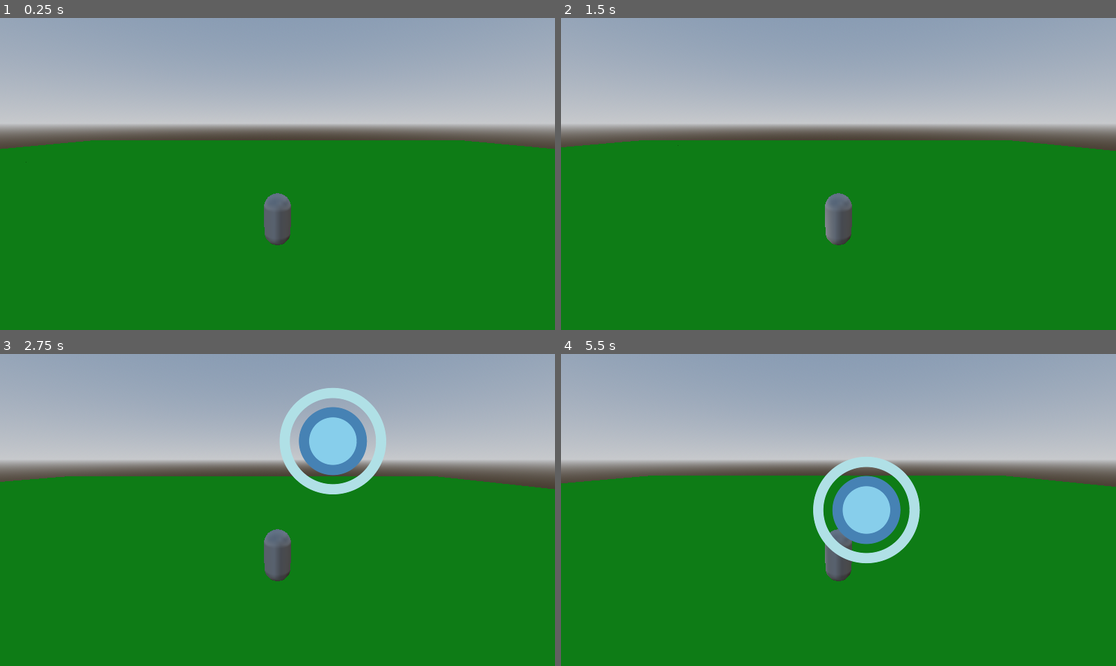
Above: before the commit, frames 1-4 (two rows, left to right).
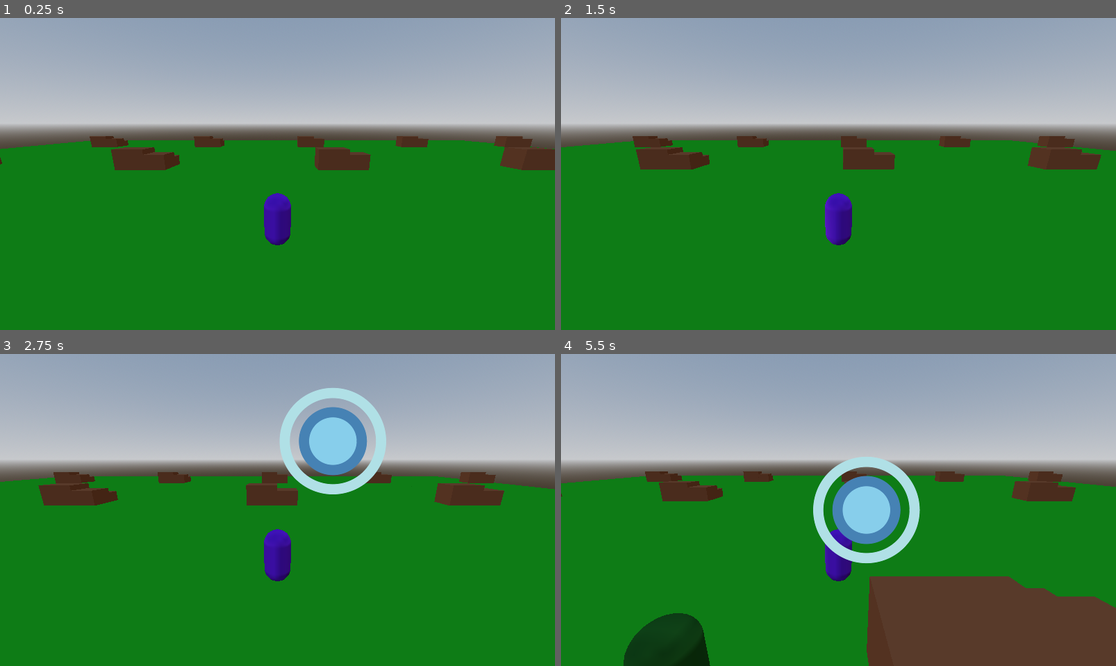
Above: after the commit, the same moments.

Repository: BUT-BOURG-25-26/projet-godot-but3-noah
Game: Godot game, scene res://scenes/main_scene.tscn
Same seed, same stepped clock (60 frames per second), same inputs: the game is played once before the commit and once after it.
Inputs (mouse positions are in pixels of both pictures, inside the frame that each line leads up to):
- Up to frame 1 (0.25 s): no input
- Up to frame 2 (1.5 s): tap Enter at 0.5 s; move the mouse to (960, 158) at 0.52 s; press the mouse at (960, 158) at 0.53 s; hold D (move_right) 0.53-1.28 s; move the mouse to (727, 189) at 1.27 s; release the mouse at (727, 189) at 1.28 s; hold S (move_backward) from 1.28 s (still down); click (727, 189) at 1.35 s
- Up to frame 3 (2.75 s): tap Space at 2 s; move the mouse to (333, 441) at 2.02 s; release S (move_backward) at 2.03 s; press the mouse at (333, 441) at 2.03 s; hold D (move_right) from 2.03 s (still down)
- Up to frame 4 (5.5 s): move the mouse to (810, 572) at 2.77 s; release D (move_right) at 2.78 s; release the mouse at (810, 572) at 2.78 s; hold W (move_forward) 2.78-3.53 s; click (810, 572) at 2.85 s; move the mouse to (1005, 556) at 3.52 s; press the mouse at (1005, 556) at 3.53 s; hold A (move_left) 3.53-5.03 s; move the mouse to (672, 463) at 4.27 s; release the mouse at (672, 463) at 4.28 s; click (672, 463) at 4.35 s; tap Enter at 5 s; move the mouse to (866, 510) at 5.02 s; press the mouse at (866, 510) at 5.03 s; hold S (move_backward) from 5.03 s (still down)

The runs differ from the first frame. In frame 1, 3.7% of the frame differs, in the area x 0-100%, y 37-73%; in frame 2, 3.8%; in frame 3, 3.8%; in frame 4, 16%, in the area x 0-100%, y 37-100%.

Commit message:
création zombie + spawner

Diff:
--- a/scenes/entity/player.tscn
+++ b/scenes/entity/player.tscn
@@ -6,11 +6,15 @@
 
 [sub_resource type="CapsuleShape3D" id="CapsuleShape3D_gqvra"]
 
+[sub_resource type="StandardMaterial3D" id="StandardMaterial3D_tgyl1"]
+albedo_color = Color(0.384314, 0, 0.831373, 1)
+
 [sub_resource type="CapsuleMesh" id="CapsuleMesh_1obkj"]
+material = SubResource("StandardMaterial3D_tgyl1")
 
-[node name="Node3D" type="Node3D" groups=["player"]]
+[node name="Node3D" type="Node3D"]
 
-[node name="Player" type="CharacterBody3D" parent="."]
+[node name="Player" type="CharacterBody3D" parent="." groups=["player"]]
 script = ExtResource("1_1obkj")
 joystick_scene = ExtResource("3_tgyl1")
 
--- /dev/null
+++ b/scenes/entity/zombie.tscn
@@ -0,0 +1,20 @@
+[gd_scene load_steps=5 format=3 uid="uid://bl6ieex6xd00o"]
+
+[ext_resource type="Script" uid="uid://bw6p5msbp5fcy" path="res://scripts/entity/zombie.gd" id="1_2akim"]
+
+[sub_resource type="CapsuleShape3D" id="CapsuleShape3D_f8fn2"]
+
+[sub_resource type="StandardMaterial3D" id="StandardMaterial3D_2akim"]
+albedo_color = Color(0, 0.333333, 0, 1)
+
+[sub_resource type="CapsuleMesh" id="CapsuleMesh_j8ibk"]
+material = SubResource("StandardMaterial3D_2akim")
+
+[node name="Zombie" type="CharacterBody3D"]
+script = ExtResource("1_2akim")
+
+[node name="CollisionShape3D" type="CollisionShape3D" parent="."]
+shape = SubResource("CapsuleShape3D_f8fn2")
+
+[node name="MeshInstance3D" type="MeshInstance3D" parent="."]
+mesh = SubResource("CapsuleMesh_j8ibk")
--- /dev/null
+++ b/scenes/entity/zombie_spawner.tscn
@@ -0,0 +1,14 @@
+[gd_scene load_steps=3 format=3 uid="uid://bkq3ont8slvcc"]
+
+[ext_resource type="Script" uid="uid://cdklladpumg15" path="res://scripts/entity/zombie_spawner.gd" id="1_0bklk"]
+[ext_resource type="PackedScene" uid="uid://bl6ieex6xd00o" path="res://scenes/entity/zombie.tscn" id="2_5v2jh"]
+
+[node name="ZombieSpawner" type="Node3D"]
+script = ExtResource("1_0bklk")
+zombie_scene = ExtResource("2_5v2jh")
+
+[node name="Timer" type="Timer" parent="."]
+wait_time = 1.5
+autostart = true
+
+[connection signal="timeout" from="Timer" to="." method="_on_timer_timeout"]
--- a/scenes/main_scene.tscn
+++ b/scenes/main_scene.tscn
@@ -1,8 +1,9 @@
-[gd_scene load_steps=7 format=3 uid="uid://ijt3x48qbcmc"]
+[gd_scene load_steps=8 format=3 uid="uid://ijt3x48qbcmc"]
 
 [ext_resource type="Script" uid="uid://r2my3a5n4e4v" path="res://scripts/main_scene.gd" id="1_pw63i"]
 [ext_resource type="PackedScene" uid="uid://d14pfdvg3or51" path="res://scenes/world_gen/world_tile.tscn" id="2_7ykc4"]
 [ext_resource type="PackedScene" uid="uid://dj7so6rtr0m71" path="res://scenes/entity/player.tscn" id="3_pu3yx"]
+[ext_resource type="PackedScene" uid="uid://bkq3ont8slvcc" path="res://scenes/entity/zombie_spawner.tscn" id="4_pu3yx"]
 
 [sub_resource type="ProceduralSkyMaterial" id="ProceduralSkyMaterial_w2twt"]
 
@@ -18,6 +19,7 @@
 script = ExtResource("1_pw63i")
 world_tile_scene = ExtResource("2_7ykc4")
 player_scene = ExtResource("3_pu3yx")
+zombie_spawner_scene = ExtResource("4_pu3yx")
 
 [node name="WorldEnvironment" type="WorldEnvironment" parent="."]
 environment = SubResource("Environment_w2twt")
--- a/scenes/world_gen/world_tile.tscn
+++ b/scenes/world_gen/world_tile.tscn
@@ -41,7 +41,6 @@
 
 [node name="plateforme1" type="StaticBody3D" parent="."]
 transform = Transform3D(1, 0, 0, 0, 1, 0, 0, 0, 1, 8, 0.6, 5)
-visible = false
 
 [node name="CollisionShape3D" type="CollisionShape3D" parent="plateforme1"]
 shape = SubResource("BoxShape3D_7c5vx")
@@ -52,7 +51,6 @@
 
 [node name="plateforme2" type="StaticBody3D" parent="."]
 transform = Transform3D(1, 0, 0, 0, 1, 0, 0, 0, 1, 8, 0.85, 6.5)
-visible = false
 
 [node name="CollisionShape3D" type="CollisionShape3D" parent="plateforme2"]
 shape = SubResource("BoxShape3D_iy71k")
@@ -63,7 +61,6 @@
 
 [node name="plateforme3" type="StaticBody3D" parent="."]
 transform = Transform3D(1, 0, 0, 0, 1, 0, 0, 0, 1, 5.5, 1.1, 6.5)
-visible = false
 
 [node name="CollisionShape3D" type="CollisionShape3D" parent="plateforme3"]
 shape = SubResource("BoxShape3D_bkxuw")
--- /dev/null
+++ b/scripts/entity/zombie.gd
@@ -0,0 +1,33 @@
+extends CharacterBody3D
+
+class_name Zombie
+
+var player : Player
+
+@export var health : int
+@export var attack : int
+@export var movement_speed : float
+
+func _ready() -> void:
+	health = 10
+	attack = 3
+	movement_speed = 3
+
+	player = get_tree().get_first_node_in_group("player")
+
+func _physics_process(delta: float) -> void:
+
+	var look_at_player = player.position
+	look_at(look_at_player)
+
+	var movement : Vector3 = player.global_position - global_position
+	movement = movement.normalized()
+	velocity = movement * movement_speed
+	if !is_on_floor() :
+		velocity.y = get_gravity().y
+
+	for i in range(get_slide_collision_count()):
+		var collision = get_slide_collision(i)
+		if collision.get_collider() is Player:
+			queue_free()
+	move_and_slide()
--- /dev/null
+++ b/scripts/entity/zombie_spawner.gd
@@ -0,0 +1,26 @@
+extends Node3D
+
+@export var zombie_scene : PackedScene
+@export var min_distance_player = 5.0
+@export var min_spawn_distance = -10.0
+@export var max_spawn_distance = 10.0
+
+func _on_timer_timeout() -> void:
+	print("pass")
+	var zombie: Zombie = zombie_scene.instantiate()
+	add_child(zombie)
+
+	var spawn_vector: Vector3 = Vector3.ZERO
+	var distance_to_player: float = 0.0
+
+	var player = get_tree().get_first_node_in_group("player")
+
+	while distance_to_player <= min_distance_player:
+		var x = randf_range(min_spawn_distance, max_spawn_distance)
+		var y = 0.5
+		var z = randf_range(min_spawn_distance, max_spawn_distance)
+		spawn_vector = Vector3(x, y, z)
+		var direction_to_player: Vector3 = player.global_position - spawn_vector
+		distance_to_player = direction_to_player.length()
+
+	zombie.global_position = spawn_vector
--- a/scripts/main_scene.gd
+++ b/scripts/main_scene.gd
@@ -2,6 +2,7 @@
 
 @export var world_tile_scene: PackedScene
 @export var player_scene: PackedScene
+@export var zombie_spawner_scene: PackedScene
 @export var tile_size: float = 20.0
 @export var view_distance: int = 2
 @export var unload_distance: int = 2
@@ -19,6 +20,10 @@
 	add_child(player_scene)
 	player_scene.global_position = Vector3(0, 0, 0)
 	player = player_scene.get_child(0)
+
+	var zombie_spawner : Node3D = zombie_spawner_scene.instantiate()
+	add_child(zombie_spawner)
+	zombie_spawner.global_position = Vector3(0, 0, 0)
 
 func _process(delta: float) -> void:
 	var current_tile = get_player_tile_coords()
--- a/scripts/ui/joystick.gd
+++ b/scripts/ui/joystick.gd
@@ -35,42 +35,42 @@
 	if touch.position != init_pos.position:
 		var angle = init_pos.get_angle_to(mouse_pos)
 		if angle >= -0.5 and angle <= 0.5:
-			print("right")
+			#print("right")
 			reset_dir()
 			Input.action_press(right_input)
 		elif angle >= 0.5 and angle <= 1.0:
-			print("down-right")
+			#print("down-right")
 			reset_dir()
 			Input.action_press(down_input)
 			Input.action_press(right_input)
 		elif angle >= 1.0 and angle <= 2.1:
-			print("down")
+			#print("down")
 			reset_dir()
 			Input.action_press(down_input)
 		elif angle >= 2.1 and angle <= 2.7:
-			print("down-left")
+			#print("down-left")
 			reset_dir()
 			Input.action_press(down_input)
 			Input.action_press(left_input)
 		elif angle >= 2.7 and angle <= 3.2:
-			print("left")
+			#print("left")
 			reset_dir()
 			Input.action_press(left_input)
 		elif angle >= -3.2 and angle <= -2.7:
-			print("left")
+			#print("left")
 			reset_dir()
 			Input.action_press(left_input)
 		elif angle >= -2.7 and angle <= -2.1:
-			print("up-left")
+			#print("up-left")
 			reset_dir()
 			Input.action_press(up_input)
 			Input.action_press(left_input)
 		elif angle >= -2.1 and angle <= -1.0:
-			print("up")
+			#print("up")
 			reset_dir()
 			Input.action_press(up_input)
 		elif angle >= -1.0 and angle <= -0.5:
-			print("top-right")
+			#print("top-right")
 			reset_dir()
 			Input.action_press(up_input)
 			Input.action_press(right_input)
Not shown, added: assets/kenney_blocky-characters_20/License.txt
Binary file added: assets/kenney_blocky-characters_20/Models/FBX format/Textures/texture-a.png
Not shown, added: assets/kenney_blocky-characters_20/Models/FBX format/Textures/texture-a.png.import
Binary file added: assets/kenney_blocky-characters_20/Models/FBX format/Textures/texture-b.png
Not shown, added: assets/kenney_blocky-characters_20/Models/FBX format/Textures/texture-b.png.import
Binary file added: assets/kenney_blocky-characters_20/Models/FBX format/Textures/texture-c.png
Not shown, added: assets/kenney_blocky-characters_20/Models/FBX format/Textures/texture-c.png.import
Binary file added: assets/kenney_blocky-characters_20/Models/FBX format/Textures/texture-d.png
Not shown, added: assets/kenney_blocky-characters_20/Models/FBX format/Textures/texture-d.png.import
Binary file added: assets/kenney_blocky-characters_20/Models/FBX format/Textures/texture-e.png
Not shown, added: assets/kenney_blocky-characters_20/Models/FBX format/Textures/texture-e.png.import
Binary file added: assets/kenney_blocky-characters_20/Models/FBX format/Textures/texture-f.png
(and 268 more such lines)
